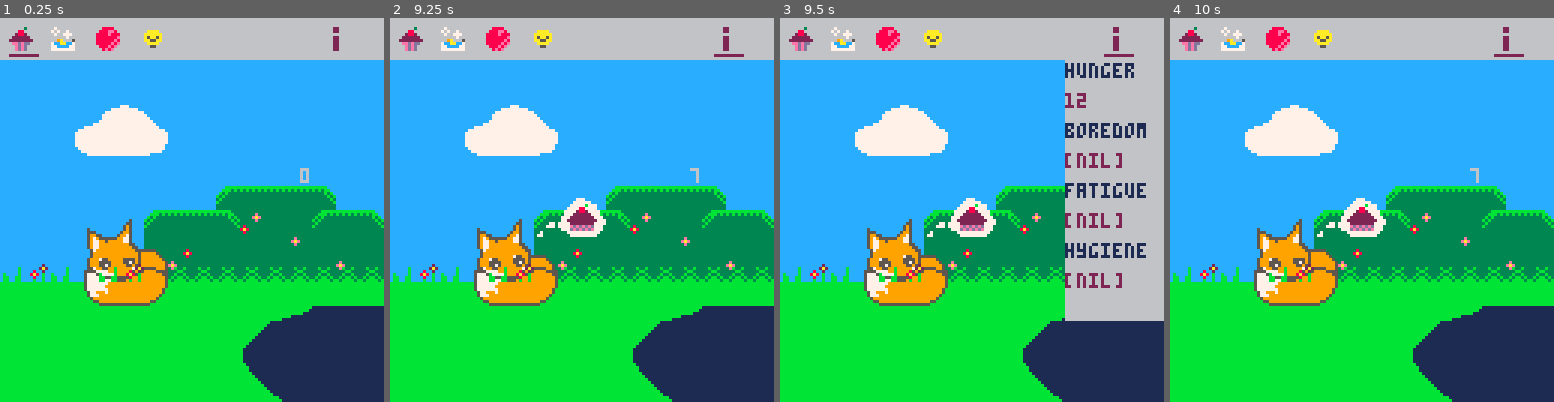
Above: before the commit, frames 1-4 (left to right).
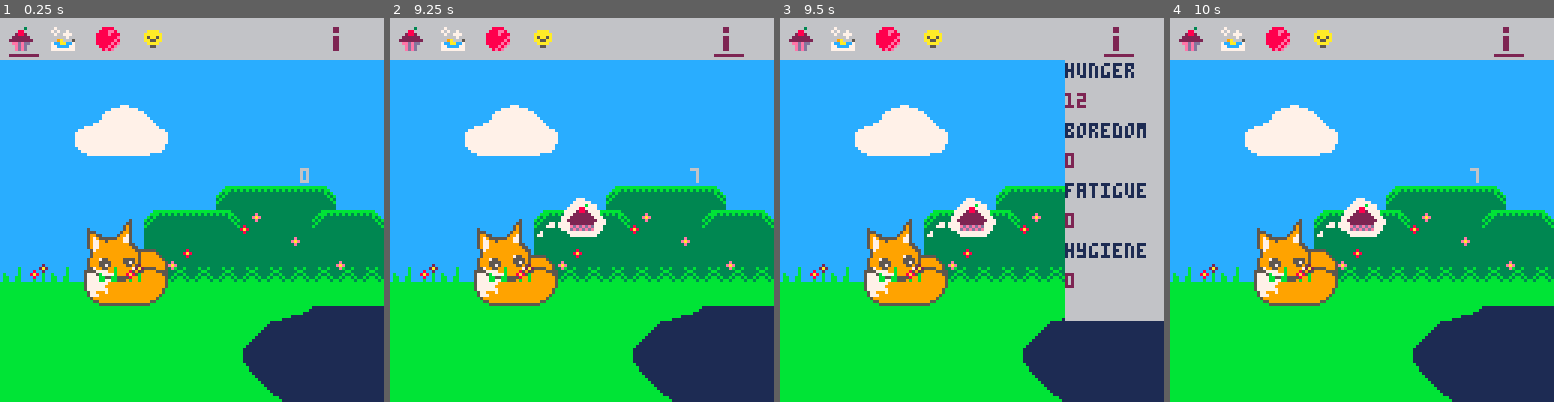
Above: after the commit, the same moments.

Repository: Cigh/pico8-playground
Game: PICO-8 cartridge carts/foxmagotchi.p8
The game is run twice, just before and just after one commit, with the same random seed, the same clock (stepped at 60 frames per second) and the same inputs.
Inputs:
- Up to frame 1 (0.25 s): no input
- Up to frame 2 (9.25 s): tap O (Z key) at 0.7, 1.7, 2.1, 2.5, 2.9, 3.3, 3.7, 4.1, 4.5, 4.9, 5.3, 5.7, 6.1, 6.5, 6.9, 7.3, 7.7, 8.1, 8.5, 8.9 s; hold Right 1.6-2.1 s; hold Right 2.47-3.03 s; hold Left 3.08-3.58 s; hold Right 4.02-4.68 s; hold Left 5.08-5.68 s; hold Right 6.08-6.58 s; hold Right 6.63-7.13 s; hold Right 7.5-8.07 s; hold Left 8.12-8.62 s; hold Right from 9.05 s (still down)
- Up to frame 3 (9.5 s): keep holding Right; tap O (Z key) at 9.3 s
- Up to frame 4 (10 s): tap O (Z key) at 9.7 s; release Right at 9.72 s

Frames 1-2 are identical in both runs. In frame 3, 0.7% of the frame differs, in the area x 75-90%, y 35-71%; in frame 4, nothing differs.

Commit message:
Add boredom, fatigue and hygiene variables

Diff:
--- a/carts/foxmagotchi.p8
+++ b/carts/foxmagotchi.p8
@@ -6,6 +6,9 @@
   time = true
   timer = 20
   hunger = 0
+  boredom = 0
+  fatigue = 0
+  hygiene = 0
   breathe = true
   show_info = false
   activemenuitem = 0
